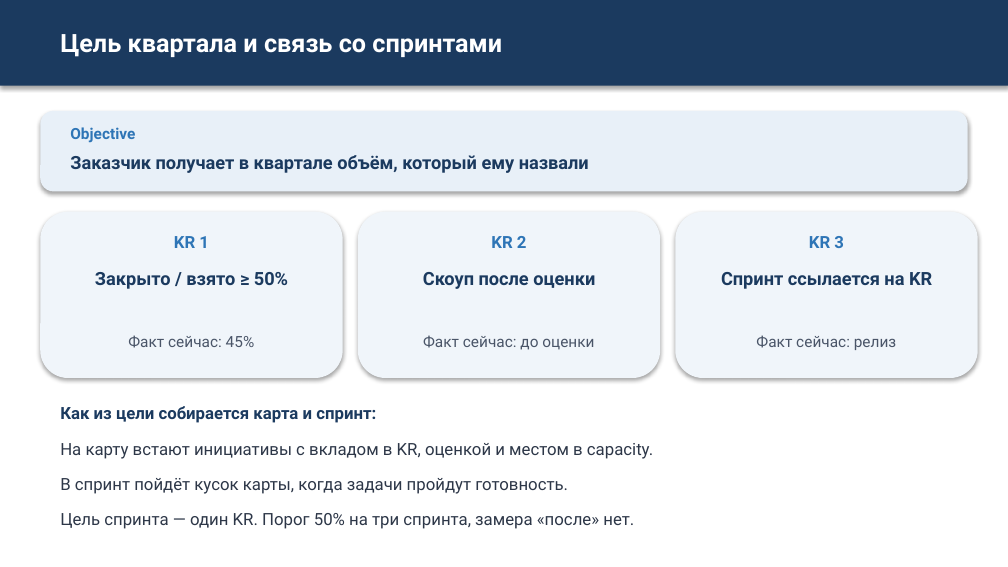
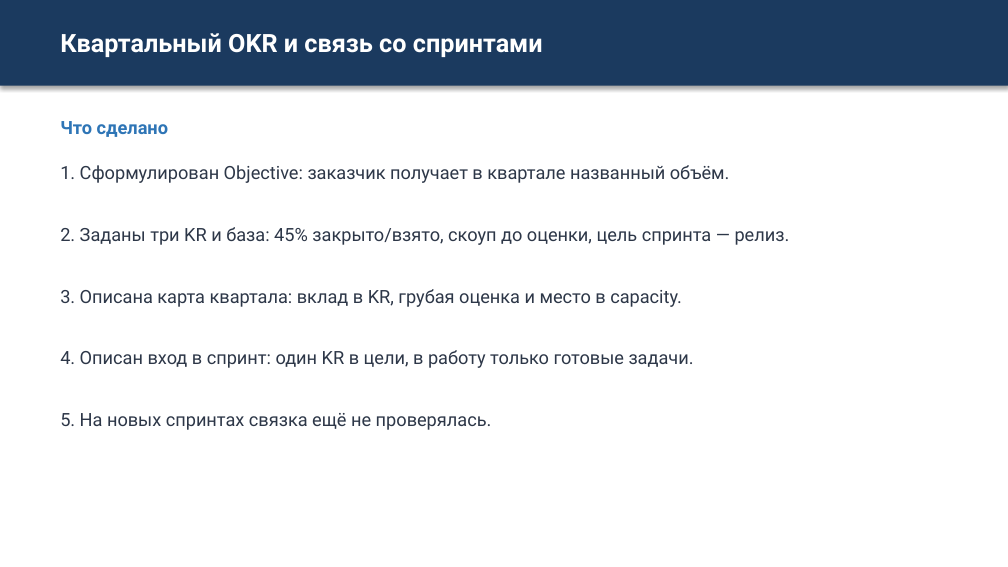
Before and after one commit to camelot270/otus_work, a slide deck: slide 13 of docs/Zashita_proekta_Skvoznoe_planirovanie.pptx. Drawn at 1008x567 pixels with LibreOffice and Linux fonts; fonts in the diff are those of the drawing. Boxes give left, top, right and bottom in pixels: in the first picture for what was removed or moved away, otherwise in the second. Text is boxed around its words. In the diff, an @@ line names an element or a change of style, - is before the commit and + after.

```diff
--- a/docs/Zashita_proekta_Skvoznoe_planirovanie.pptx
+++ b/docs/Zashita_proekta_Skvoznoe_planirovanie.pptx
@@ text at (60,33,543,57): text changed @@
-Цель квартала и связь со спринтами
+Квартальный OKR и связь со спринтами
@@ rounded rectangle removed at (40,111,968,192) @@
@@ text added at (60,121,168,137), 13 pt, text #2E75B6, bold @@
+Что сделано
@@ text at (60,165,730,183): text changed; size 11 to 13 pt; text colour #2E75B6 to #2D3748; bold off @@
-Objective
+1. Сформулирован Objective: заказчик получает в квартале названный объём.
@@ rounded rectangle removed at (40,212,343,378) @@
@@ text at (60,227,790,245): text changed; text colour #1B3A5F to #2D3748; bold off @@
-Заказчик получает в квартале объём, который ему назвали
+2. Заданы три KR и база: 45% закрыто/взято, скоуп до оценки, цель спринта — релиз.
@@ rounded rectangle removed at (358,212,660,378) @@
@@ text removed at (491,236,527,248) @@
-KR 2
@@ rounded rectangle removed at (675,212,978,378) @@
@@ text removed at (809,236,844,248) @@
-KR 3
@@ text added at (60,289,682,307), 13 pt, text #2D3748 @@
+3. Описана карта квартала: вклад в KR, грубая оценка и место в capacity.
@@ text removed at (95,272,288,289) @@
-Закрыто / взято ≥ 50%
@@ text removed at (423,272,595,289) @@
-Скоуп после оценки
@@ text removed at (721,272,932,289) @@
-Спринт ссылается на KR
@@ text at (60,350,694,368): text changed; size 12 to 13 pt; text colour #2E75B6 to #2D3748; bold off @@
-KR 1
+4. Описан вход в спринт: один KR в цели, в работу только готовые задачи.
@@ text removed at (128,335,255,348) @@
-Факт сейчас: 45%
@@ text removed at (423,335,594,350) @@
-Факт сейчас: до оценки
@@ text removed at (756,335,896,350) @@
-Факт сейчас: релиз
@@ text removed at (60,406,376,423) @@
-Как из цели собирается карта и спринт:
@@ text added at (60,413,492,430), 13 pt, text #2D3748 @@
+5. На новых спринтах связка ещё не проверялась.
@@ text removed at (60,443,653,459) @@
-На карту встают инициативы с вкладом в KR, оценкой и местом в capacity.
@@ text removed at (60,478,568,494) @@
-В спринт пойдёт кусок карты, когда задачи пройдут готовность.
@@ text removed at (60,513,634,529) @@
-Цель спринта — один KR. Порог 50% на три спринта, замера «после» нет.
```
